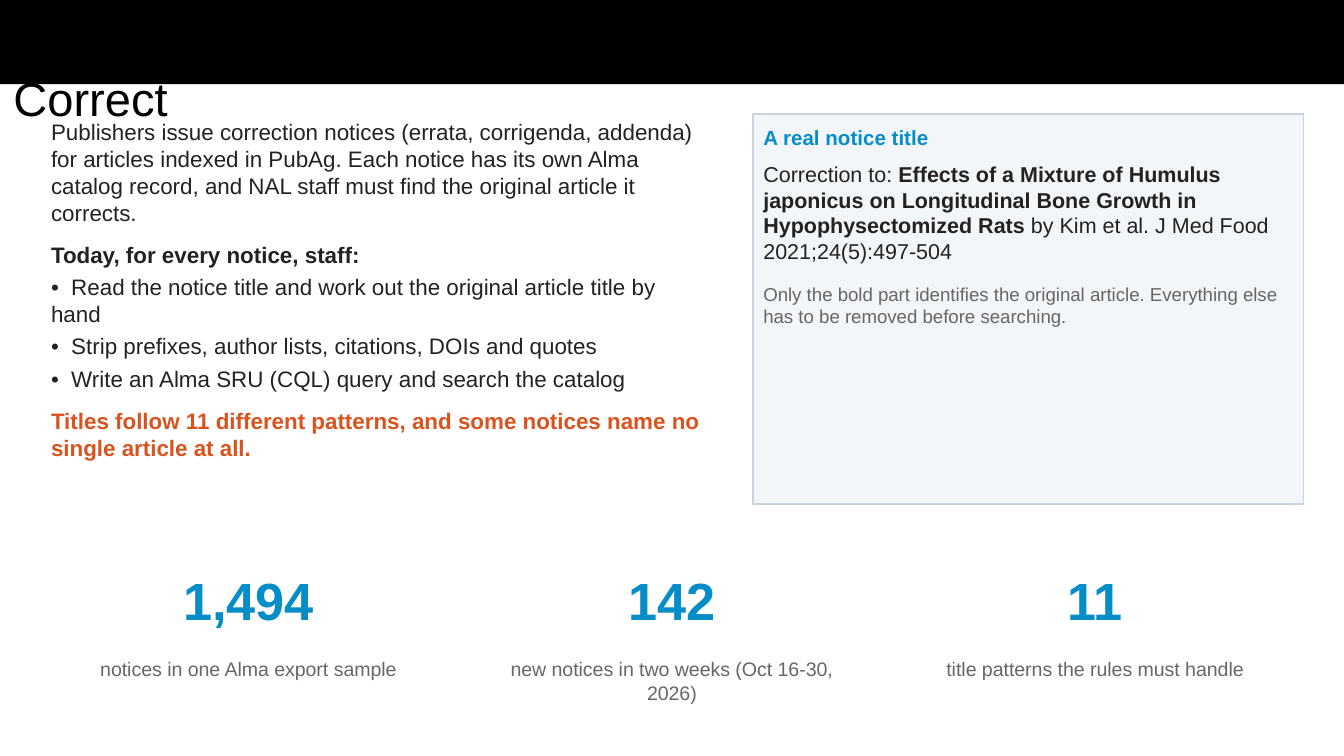
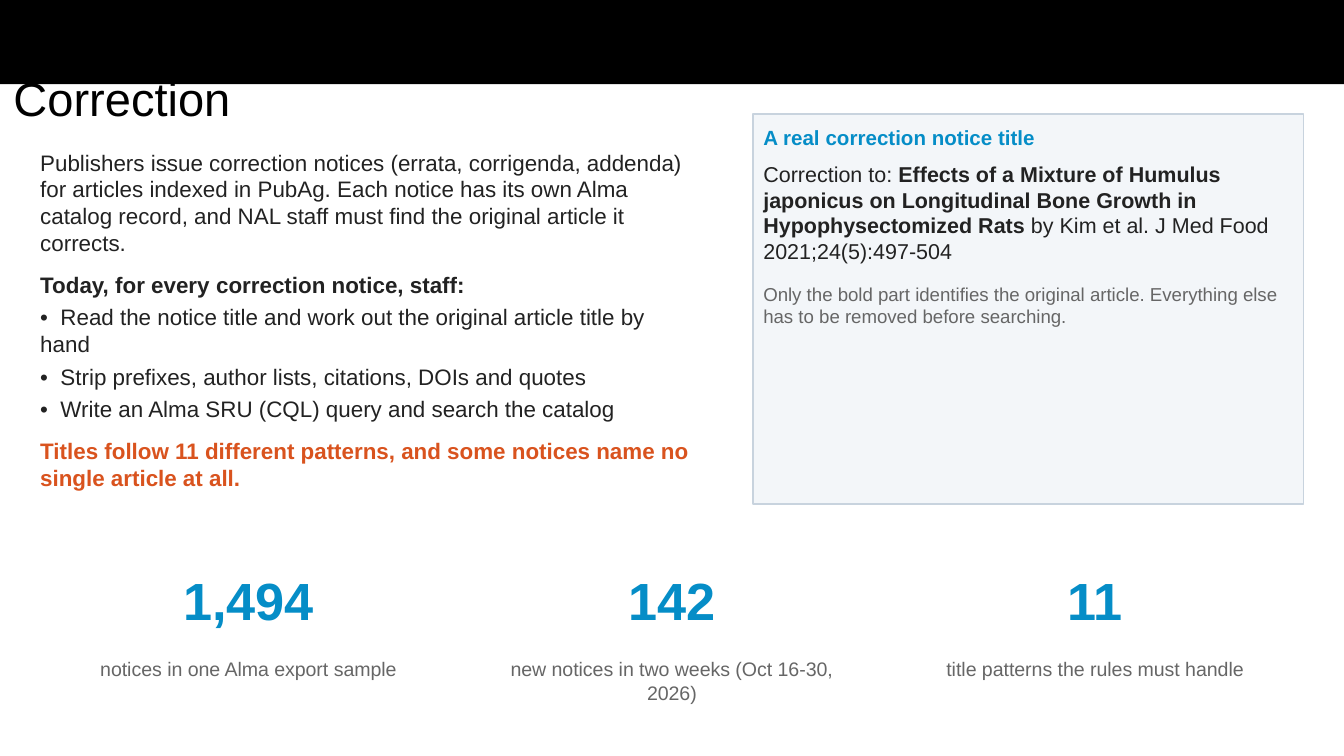
Before and after one commit to AmandaZXu-USDA/NAL, a slide deck: slide 3 of submission/GSA-MCP-Hackathon-NAL-mcp-sru-syntax-and-erratum-note.pptx. Drawn at 1344x756 pixels with LibreOffice and Linux fonts; fonts in the diff are those of the drawing. Boxes give left, top, right and bottom in pixels: in the first picture for what was removed or moved away, otherwise in the second. Text is boxed around its words. In the diff, an @@ line names an element or a change of style, - is before the commit and + after.

```diff
--- a/submission/GSA-MCP-Hackathon-NAL-mcp-sru-syntax-and-erratum-note.pptx
+++ b/submission/GSA-MCP-Hackathon-NAL-mcp-sru-syntax-and-erratum-note.pptx
@@ title at (13,79,230,117): text changed @@
-The Challenge: Linking Correction Notices to the Articles They Correct
+The Challenge: Linking Correction Notices to the Articles They Correction
@@ text "Publishers issue correction notices (errata, ...": place and size @@
-text "Publishers issue correction notices (errata, ..." at (51,123,699,461)
+text "Publishers issue correction notices (errata, ..." at (40,154,688,491)
@@ text in rectangle at (763,130,1035,146): text changed @@
-A real notice title
+A real correction notice title
@@ text at (40,276,465,298): text changed @@
-Today, for every notice, staff:
+Today, for every correction notice, staff:
```
Also in this commit, not shown: 6 other slides changed.
